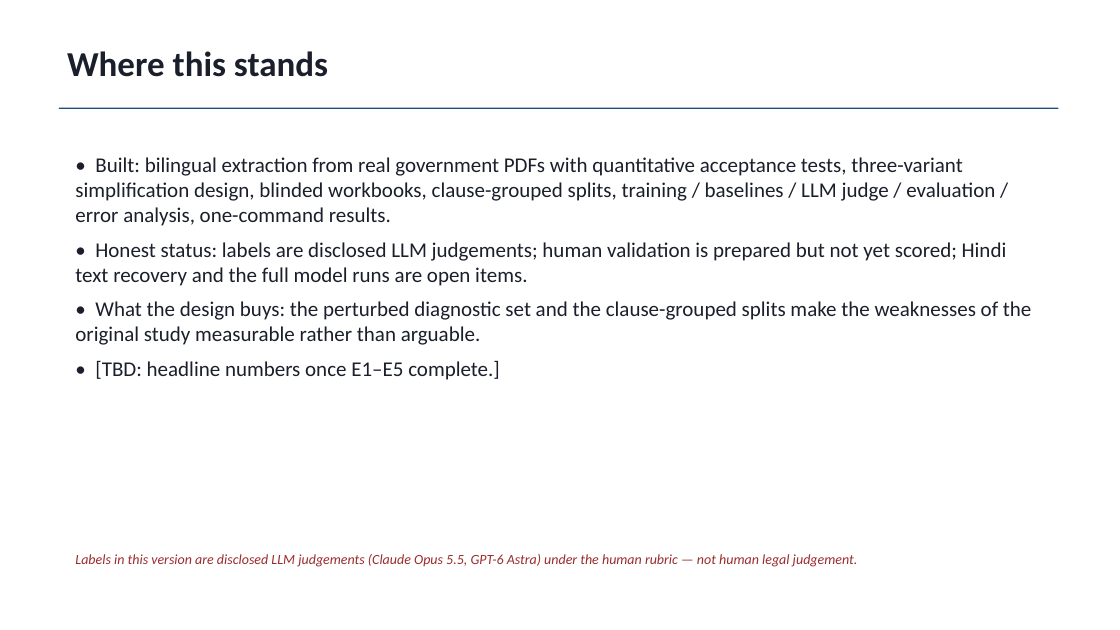
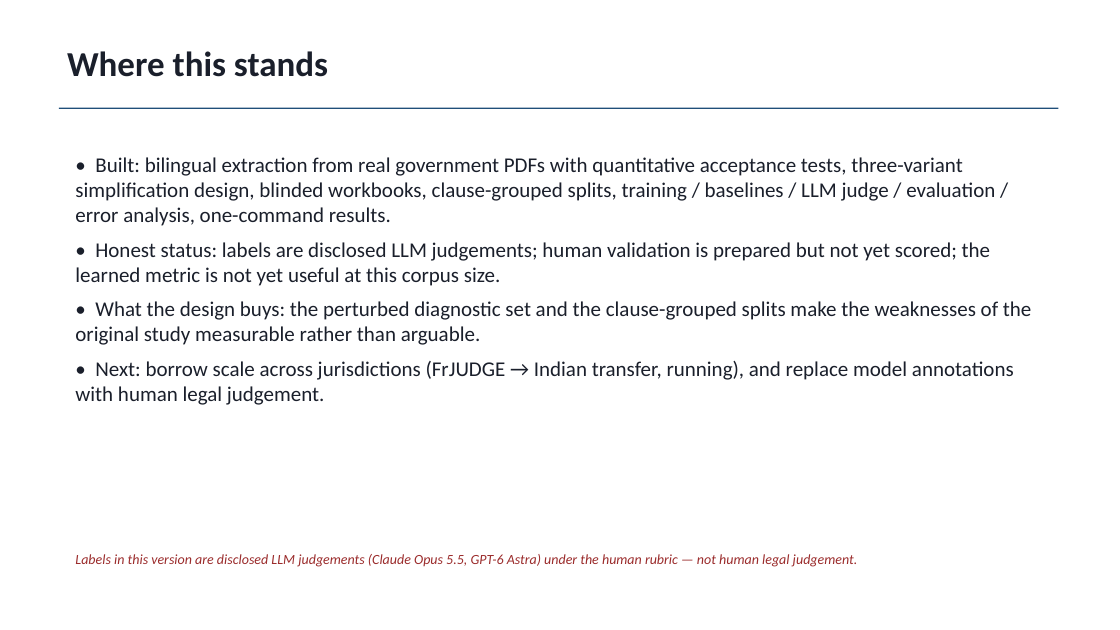
Before and after one commit to atharv-0509/legal-meaning-preservation-hi-en, a slide deck: slide 18 of paper/out/LMP_slides.pptx (slide 16 before the commit). Drawn at 1120x630 pixels with LibreOffice and Linux fonts; fonts in the diff are those of the drawing. Boxes give left, top, right and bottom in pixels: in the first picture for what was removed or moved away, otherwise in the second. Text is boxed around its words. In the diff, an @@ line names an element or a change of style, - is before the commit and + after.

```diff
--- a/paper/out/LMP_slides.pptx
+++ b/paper/out/LMP_slides.pptx
@@ text at <box>75,242,990,286</box>: text changed @@
-• Honest status: labels are disclosed LLM judgements; human validation is prepared but not yet scored; Hindi text recovery and the full model runs are open items.
+• Honest status: labels are disclosed LLM judgements; human validation is prepared but not yet scored; the learned metric is not yet useful at this corpus size.
@@ text at <box>75,361,1014,405</box>: text changed @@
-• [TBD: headline numbers once E1–E5 complete.]
+• Next: borrow scale across jurisdictions (FrJUDGE → Indian transfer, running), and replace model annotations with human legal judgement.
```
Also in this commit, not shown: 3 other slides changed, 2 slides added, 6 other files.
